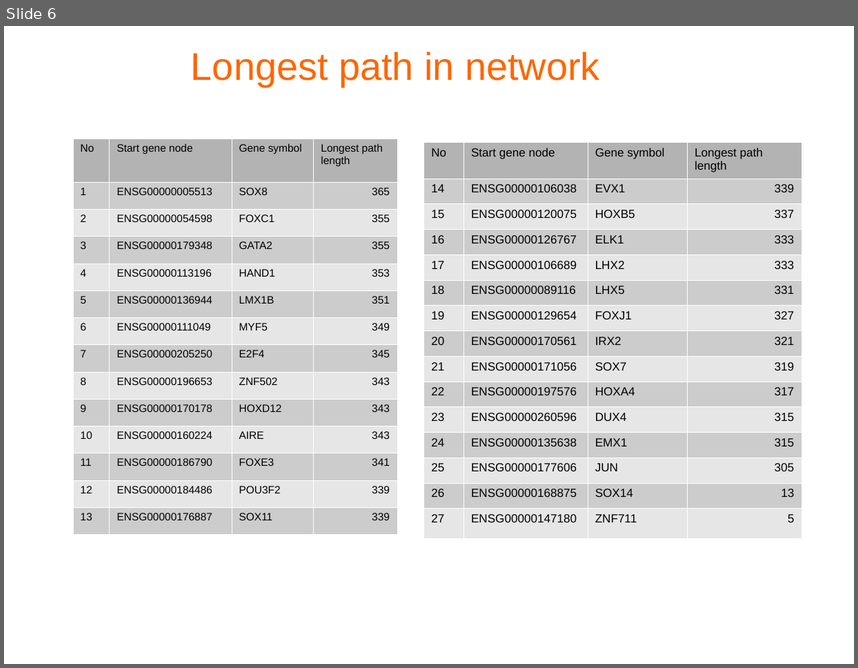
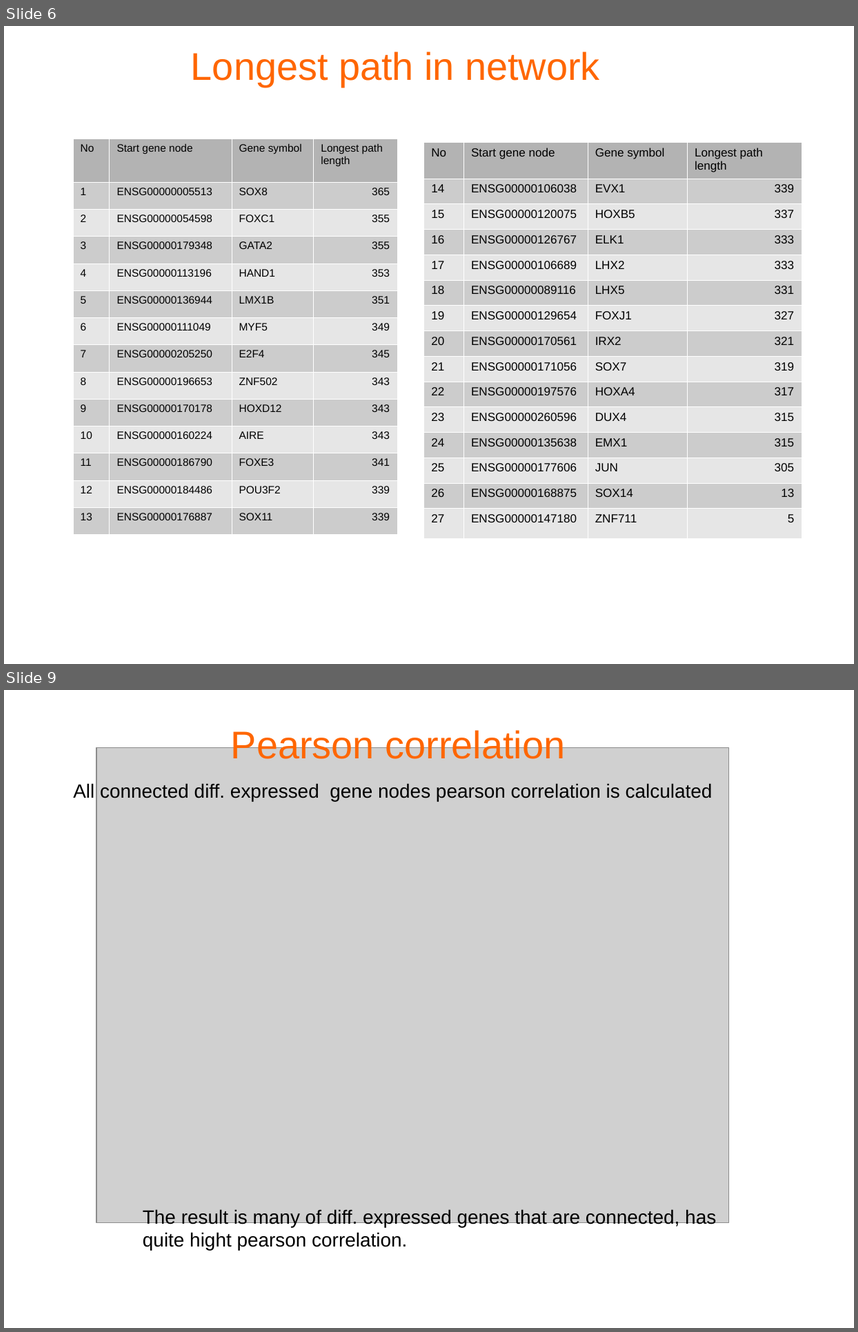
Before and after one commit to barbarian1803/python-grn, a slide deck: data/Result summary.odp. Shown one above the other, each under a label of ours: slide 6 before the commit, slides 6 and 9 after it; the slides between them are not shown. The pictures are 858x668 and 858x1332 pixels, drawn with LibreOffice and Linux fonts; fonts in the diff are those of the drawing; grey boxes stand for pictures; background and template pictures are left out. Boxes give left, top, right and bottom in pixels: in the first picture for what was removed or moved away, otherwise in the second. Text is boxed around its words. In the diff, an @@ line names an element or a change of style, - is before the commit and + after.

```diff
--- a/data/Result summary.odp
+++ b/data/Result summary.odp
@@ slide 9 added at bbox=[4, 690, 854, 1328], background #FFFFFF @@
@@ title added at bbox=[231, 728, 565, 765], 36 pt, text #FF6600 @@
+Pearson correlation
@@ picture added at bbox=[96, 748, 729, 1222] @@
@@ text added at bbox=[73, 783, 713, 801], 18 pt, text #000000 @@
+All connected diff. expressed gene nodes pearson correlation is calculated
@@ text added at bbox=[143, 1209, 716, 1250], 18 pt, text #000000 @@
+The result is many of diff. expressed genes that are connected, has quite hight pearson correlation.
```
Also in this commit, not shown: 1 slide changed, 6 other slides added, 4 slides removed, 8 other files.
